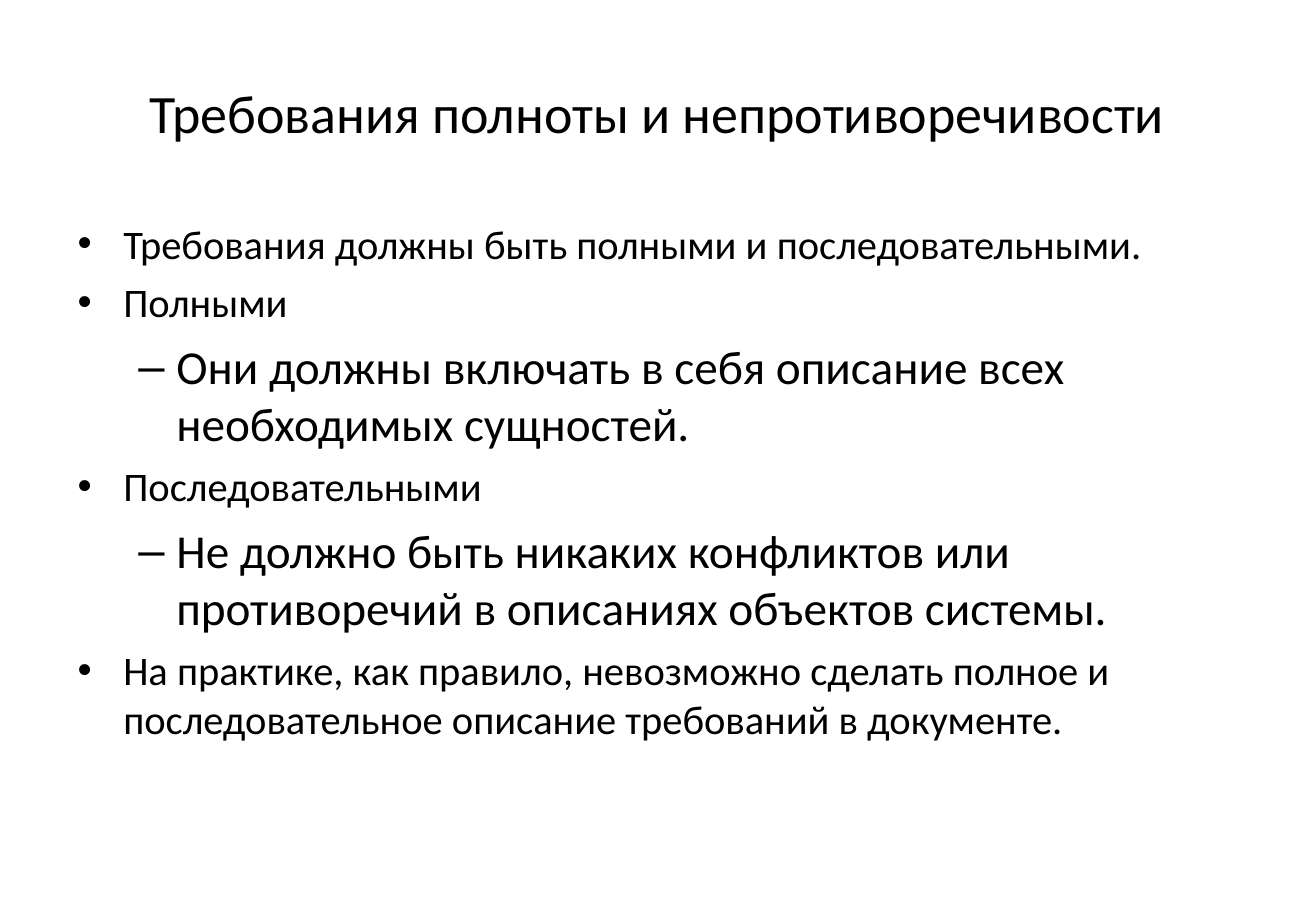
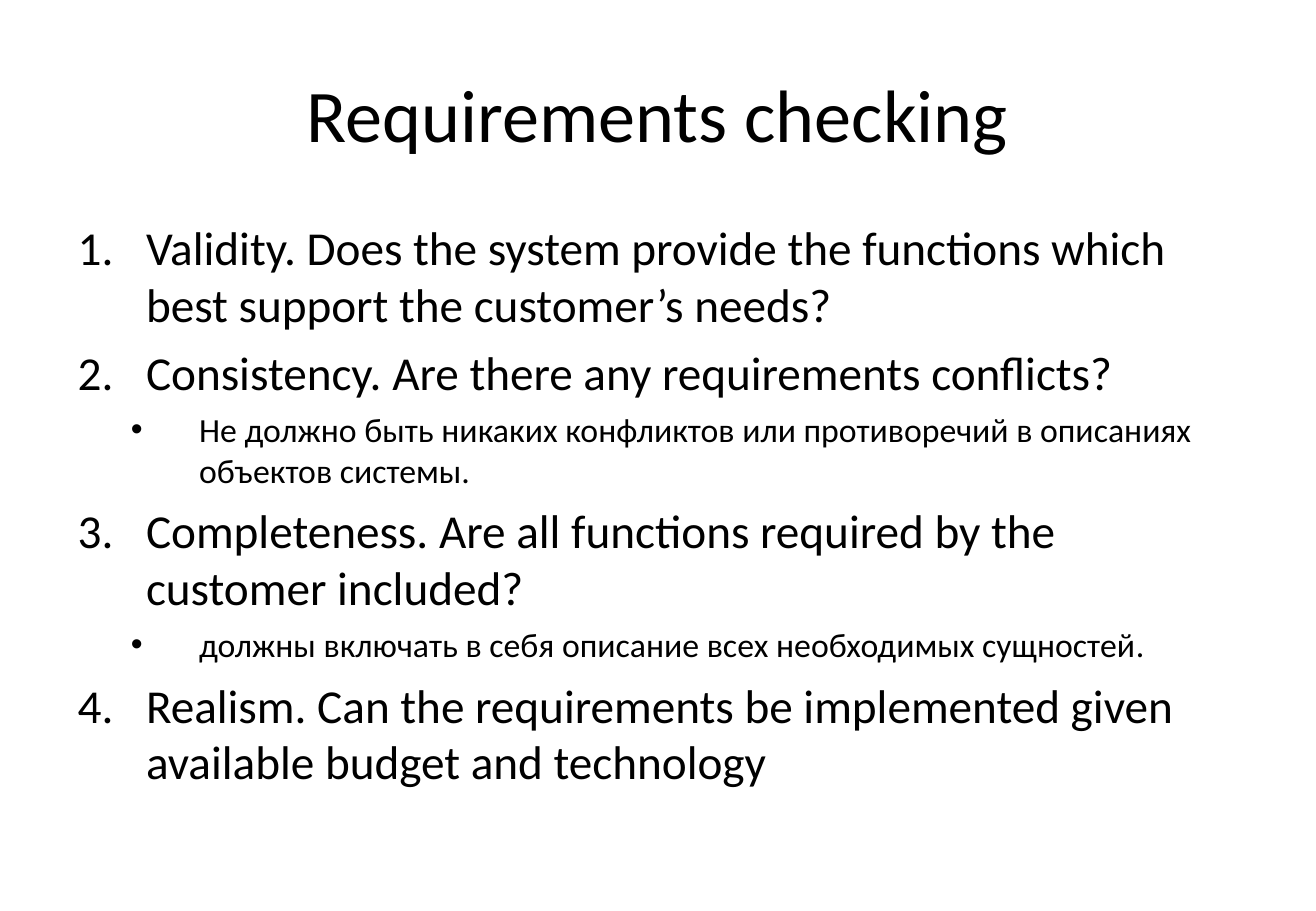
Before and after one commit to BigRacer/swtesting, a slide deck: slide 10 of 4.Requirements/Requirements_rus.ppt (slide 9 before the commit). Drawn at 1316x911 pixels with LibreOffice and Linux fonts; fonts in the diff are those of the drawing; background and template pictures are left out. Boxes give left, top, right and bottom in pixels: in the first picture for what was removed or moved away, otherwise in the second. Text is boxed around its words. In the diff, an @@ line names an element or a change of style, - is before the commit and + after.

```diff
--- a/4.Requirements/Requirements_rus.ppt
+++ b/4.Requirements/Requirements_rus.ppt
@@ title at [307, 90, 1008, 155]: text changed; size 32 to 44 pt @@
-Требования полноты и непротиворечивости
+Requirements checking
@@ text at [146, 232, 1165, 398]: text changed; size 24 to 28 pt @@
-• Требования должны быть полными и последовательными.
-• Полными
-  – Они должны включать в себя описание всех необходимых сущностей.
-• Последовательными
+1. Validity. Does the system provide the functions which best support the customer’s needs?
+2. Consistency. Are there any requirements conflicts?
@@ text at [199, 419, 1191, 484]: size 28 to 20 pt in "Не должно быть никаких конфликтов или противоречий ..."; bullet – to •; list level 2 to 3 in "Не должно быть никаких конфликтов ..." @@
@@ text at [146, 515, 1173, 787]: text changed; size 24 to 28 pt @@
-• На практике, как правило, невозможно сделать полное и последовательное описание требований в документе.
+3. Completeness. Are all functions required by the customer included?
+    • должны включать в себя описание всех необходимых сущностей.
+4. Realism. Can the requirements be implemented given available budget and technology
```
Also in this commit, not shown: 2 other slides changed, 4 slides added, 6 slides removed.
